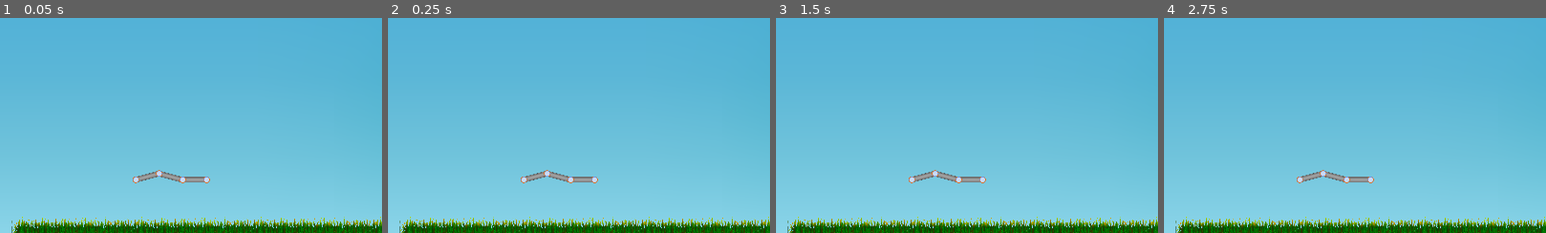
Above: before the commit, frames 1-4 (left to right).
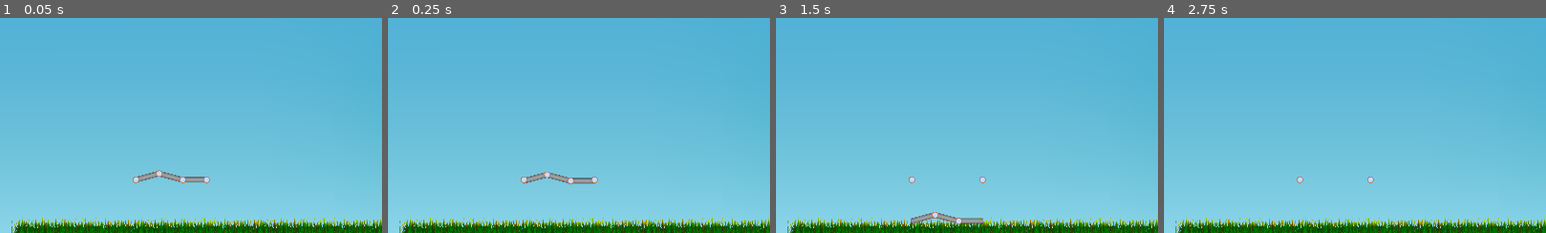
Above: after the commit, the same moments.

Repository: Drauthius/flat-builder
Game: Godot game, scene res://Game.tscn
Same seed, same stepped clock (60 frames per second), same inputs: the game is played once before the commit and once after it. This scene is started directly instead of the project's main scene.
Inputs (mouse positions are % of the whole screen's width and height, from its top left):
- Up to frame 1 (0.05 s): no input
- Up to frame 2 (0.25 s): no input
- Up to frame 3 (1.5 s): tap Enter (ui_accept) at 0.5, 0.6, 0.77, 1.07, 1.35 s; move the mouse to (18, 88) at 0.52 s; click (18, 88) at 0.67 s; move the mouse to (27, 88) at 1.27 s; click (27, 88) at 1.42 s
- Up to frame 4 (2.75 s): tap Enter (ui_accept) at 1.52, 1.82, 2, 2.1 s; move the mouse to (18, 88) at 2.02 s; click (18, 88) at 2.17 s
The pictures show only the part of the screen within x 0-50%, y 50-100%; the shares and areas given below are measured in that part.

The runs differ from the first frame. In frame 1, less than 0.1% of the frame differs, in the area x 38-40%, y 72-76%; in frame 2, 0.4%; in frame 3, 1.0%, in the area x 35-55%, y 70-96%; in frame 4, 0.5%.

Commit message:
Working beam placement, sort of
Crossing beams won't work well

Diff:
--- a/Beam.tscn
+++ b/Beam.tscn
@@ -4,17 +4,17 @@
 [ext_resource path="res://Joint.gd" type="Script" id=2]
 [ext_resource path="res://joint.png" type="Texture" id=3]
 
-[sub_resource type="RectangleShape2D" id=1]
+[sub_resource type="RectangleShape2D" id=3]
 
 custom_solver_bias = 0.0
-extents = Vector2( 21.9366, 8 )
+extents = Vector2( 24, 4 )
 
 [sub_resource type="CircleShape2D" id=2]
 
 custom_solver_bias = 0.0
 radius = 10.0851
 
-[node name="Beam" type="Node2D"]
+[node name="Beam" type="Node2D" index="0"]
 
 _sections_unfolded = [ "Transform" ]
 
@@ -39,7 +39,7 @@
 linear_damp = -1.0
 angular_velocity = 0.0
 angular_damp = -1.0
-_sections_unfolded = [ "Angular", "Applied Forces", "Linear", "Material", "Transform", "Visibility" ]
+_sections_unfolded = [ "Angular", "Applied Forces", "Collision", "Linear" ]
 __meta__ = {
 "_edit_group_": true
 }
@@ -66,9 +66,8 @@
 
 [node name="CollisionShape2D" type="CollisionShape2D" parent="Mid" index="1"]
 
-shape = SubResource( 1 )
-disabled = true
-_sections_unfolded = [ "Transform", "Z Index" ]
+shape = SubResource( 3 )
+_sections_unfolded = [ "Z Index" ]
 
 [node name="Left" type="RigidBody2D" parent="." index="1"]
 
@@ -102,16 +101,7 @@
 shape = SubResource( 2 )
 disabled = true
 
-[node name="PinJoint2D" type="PinJoint2D" parent="Left/CollisionShape2D" index="0"]
-
-node_a = NodePath("../../../Mid")
-node_b = NodePath("../..")
-bias = 0.0
-disable_collision = true
-softness = 0.0
-_sections_unfolded = [ "Transform" ]
-
-[node name="Sprite" type="Sprite" parent="Left/CollisionShape2D" index="1"]
+[node name="Sprite" type="Sprite" parent="Left/CollisionShape2D" index="0"]
 
 texture = ExtResource( 3 )
 
@@ -149,16 +139,7 @@
 disabled = true
 _sections_unfolded = [ "Transform" ]
 
-[node name="PinJoint2D" type="PinJoint2D" parent="Right/CollisionShape2D" index="0"]
-
-node_a = NodePath("../../../Mid")
-node_b = NodePath("../..")
-bias = 0.0
-disable_collision = true
-softness = 0.0
-_sections_unfolded = [ "Transform" ]
-
-[node name="Sprite" type="Sprite" parent="Right/CollisionShape2D" index="1"]
+[node name="Sprite" type="Sprite" parent="Right/CollisionShape2D" index="0"]
 
 texture = ExtResource( 3 )
 _sections_unfolded = [ "Transform" ]
--- a/Game.tscn
+++ b/Game.tscn
@@ -137,6 +137,7 @@
 [node name="GroundJoint" parent="." index="8" instance=ExtResource( 6 )]
 
 position = Vector2( 341.18, 946.44 )
+_sections_unfolded = [ "Pickable", "Transform" ]
 
 [node name="GroundJoint2" parent="." index="9" instance=ExtResource( 6 )]
 
--- a/Level1.gd
+++ b/Level1.gd
@@ -26,6 +26,11 @@
 
 func play():
 	playing = true
+
+	#var joint = $PinJoint2D
+	#joint.node_a = NodePath("../GroundJoint")
+	#joint.node_b = NodePath("../Beam/Left")
+
 	for beam in beams:
 		beam.get_node("Mid").mode = RigidBody2D.MODE_RIGID
 		beam.get_node("Left").mode = RigidBody2D.MODE_RIGID
@@ -86,41 +91,81 @@
 func _place_beam(position, other_joint = null):
 	if placing.get_node("Sprite").rect_size.x > 16:
 		var beam = Beam.instance()
-		add_child(beam)
 		beam.set_position(placing.get_position())
 		beam.set_rotation(placing.get_rotation())
+		add_child(beam)
+
 		var length = (position - from.position).length()
-		#beam.get_node("Mid/TextureRect").rect_size.x = length
-		#beam.get_node("Right").position = Vector2(length, 0)
-		#beam.get_node("Right/CollisionShape2D").position = Vector2(length - 60, 0)
+		beam.get_node("Mid/TextureRect").rect_size.x = length
+		beam.get_node("Right").position = Vector2(length, 0)
+
+		# This is utter shit. The joint connecting the right ball to the beam has to be added here, or it will snap back to the original position
+		# once the mode is changed to rigid.
+		yield(get_tree(), "idle_frame")
+		var meh1 = PinJoint2D.new()
+		meh1.position = beam.get_node("Left").position - Vector2(30, 0)
+		#meh.position = Vector2(-30, 0)
+		meh1.node_a = beam.get_node("Mid").get_path()
+		meh1.node_b = beam.get_node("Left").get_path()
+		beam.get_node("Mid").add_child(meh1)
+
+		var meh2 = PinJoint2D.new()
+		meh2.position = beam.get_node("Right").position - Vector2(30, 0)
+		#meh.position = Vector2(-30, 0)
+		meh2.node_a = beam.get_node("Mid").get_path()
+		meh2.node_b = beam.get_node("Right").get_path()
+		beam.get_node("Mid").add_child(meh2)
+		#beam.remove_child(beam.get_node("Mid/PinJoint2D2"))
+		#beam.get_node("Mid/PinJoint2D2").position = Vector2(length, 0)
+		#beam.get_node("Right/CollisionShape2D").position = Vector2(0, 0) # Vector2(length - 60, 0)
 		#beam.get_node("Right/CollisionShape2D").position = Vector2(length, 0)
-		#beam.get_node("Mid/CollisionShape2D").shape.extents.x = length / 2
-		#beam.get_node("Mid/CollisionShape2D").position.x = length / 2 - 30
+		#var meh3 = RectangleShape2D.new()
+		#beam.get_node("Mid/CollisionShape2D").instance()
+		beam.get_node("Mid/CollisionShape2D").set_shape(beam.get_node("Mid/CollisionShape2D").get_shape().duplicate(true))
+		beam.get_node("Mid/CollisionShape2D").shape.extents.x = length / 2 - 10
+		beam.get_node("Mid/CollisionShape2D").position.x = length / 2 - 30
 		beam.get_node("Left").connect("clicked", self, "_on_Joint_clicked")
 		beam.get_node("Right").connect("clicked", self, "_on_Joint_clicked")
 		beams.append(beam)
 		joints.append(beam.get_node("Left"))
 		joints.append(beam.get_node("Right"))
 
+		yield(get_tree(), "idle_frame")
 		var joint = PinJoint2D.new()
-		joint.position = from.position
-		add_child(joint)
-		print(joint.position)
-		print(from.joint.get_name())
-		print(from.joint.get_path())
-		print(beam.get_node("Left").get_path())
+		#joint.position = from.position
+		joint.position = meh1.position
+		#joint.position = beam.get_node("Mid").get_transform().xform_inv(from.position)
+		#joint.position = $GroundJoint.position
+		beam.get_node("Mid").add_child(joint)
+		#add_child(joint)
+		#print($GroundJoint)
+		#print($GroundJoint.get_path())
+		#print(joint.position)
+		#print(from.joint.get_name())
+		#print(from.joint.get_path())
+		#print(beam.get_node("Left").get_path())
 		joint.node_a = from.joint.get_path()
 		joint.node_b = beam.get_node("Left").get_path()
-		joint.disable_collision = true
-		#joint.node_a = NodePath("./GroundJoint")
-		#joint.node_b = NodePath("./Beam/Left")
-#
-#		if other_joint:
-#			joint = PinJoint2D.new()
-#			joint.position = other_joint.get_global_transform().origin
-#			joint.node_a = other_joint.get_path()
-#			joint.node_b = beam.get_node("Right").get_path()
-#			add_child(joint)
+		#joint.softness = 0
+		#joint.bias = 0
+		#joint.disable_collision = true
+		#joint.node_b = NodePath("../GroundJoint")
+		#joint.node_a = NodePath("../Beam/Left")
+
+		#var joint = $PinJoint2D
+		#joint.node_a = NodePath("../GroundJoint")
+		#joint.node_b = NodePath("../Beam/Left")
+
+		if other_joint:
+			joint = PinJoint2D.new()
+			joint.position = meh2.position
+			#joint.position = other_joint.get_global_transform().origin
+			#joint.position = beam.get_transform().xform_inv(other_joint.get_global_transform().origin)
+			joint.node_a = other_joint.get_path()
+			joint.node_b = beam.get_node("Right").get_path()
+			#add_child(joint)
+			#beam.add_child(joint)
+			beam.get_node("Mid").add_child(joint)
 		#print("bye")
 	placing.queue_free()
 	placing = null
--- a/Level1.tscn
+++ b/Level1.tscn
@@ -3,7 +3,7 @@
 [ext_resource path="res://Level1.gd" type="Script" id=1]
 [ext_resource path="res://GroundJoint.tscn" type="PackedScene" id=2]
 
-[node name="Level1" type="Node" index="0"]
+[node name="Level1" type="Node"]
 
 script = ExtResource( 1 )
 
